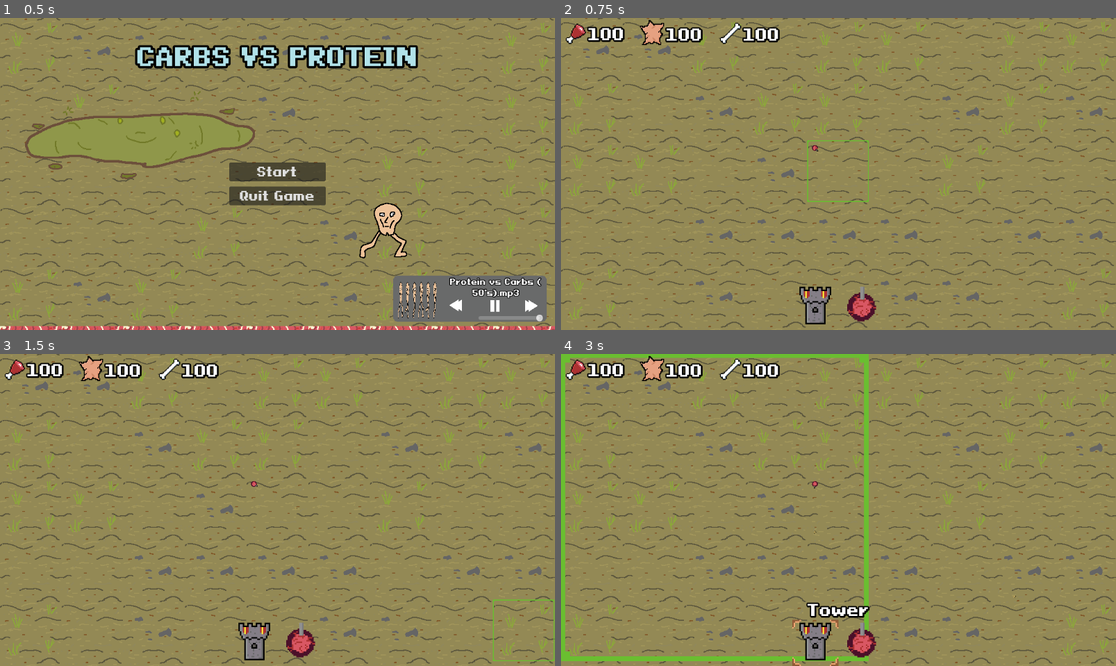
Above: before the commit, frames 1-4 (two rows, left to right).
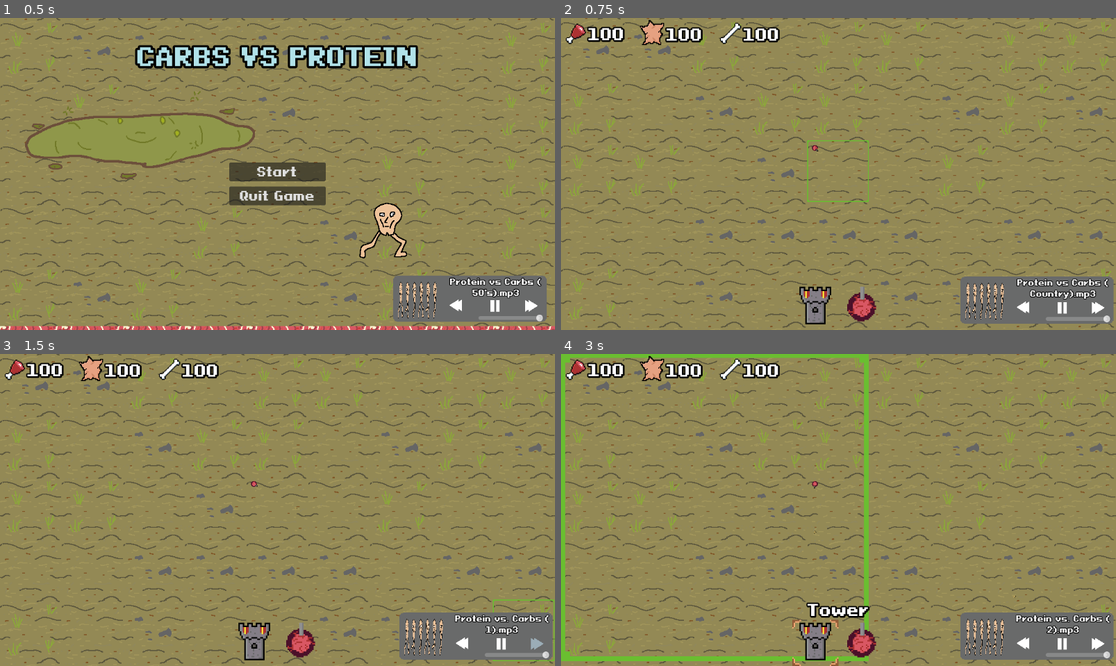
Above: after the commit, the same moments.

Repository: PhilipSBeck/Ludum-Dare-56
Game: Godot game, scene res://Levels/TitleScreen.tscn
The game is run twice, just before and just after one commit, with the same random seed, the same clock (stepped at 60 frames per second) and the same inputs. Sound files missing from this copy of the repository are replaced by a short silence.
Inputs (mouse positions are in pixels of both pictures, inside the frame that each line leads up to):
- Up to frame 1 (0.5 s): no input
- Up to frame 2 (0.75 s): click "Start" at 0.5 s
- Up to frame 3 (1.5 s): click (538, 644) at 1.27 s
- Up to frame 4 (3 s): click (1099, 644) at 2.02 s; click (816, 644) at 2.75 s

Frame 1 is identical in both runs. In frame 2, 4.1% of the frame differs, in the area x 71-100%, y 82-98%; in frame 3, 4.1%; in frame 4, 4.1%.

Commit message:
Update main.tscn

Diff:
--- a/Levels/main.tscn
+++ b/Levels/main.tscn
@@ -7,6 +7,7 @@
 [ext_resource type="Texture2D" uid="uid://bay8ourwndfe8" path="res://Art/Map/Floor/TileHighlight.png" id="3_vuw60"]
 [ext_resource type="PackedScene" uid="uid://bgghx27ni246q" path="res://HUD/pauseMenu.tscn" id="7_j0glq"]
 [ext_resource type="PackedScene" uid="uid://v74l8i6gpmfc" path="res://HUD/mainHUD.tscn" id="7_j582s"]
+[ext_resource type="PackedScene" uid="uid://6vty7eyxcx7o" path="res://HUD/MusicPlayerWidget.tscn" id="8_n8uli"]
 
 [node name="Main" type="Node"]
 script = ExtResource("1_vq540")
@@ -29,5 +30,11 @@
 
 [node name="PauseMenu" parent="." instance=ExtResource("7_j0glq")]
 
+[node name="MusicPlayerWidget" parent="." instance=ExtResource("8_n8uli")]
+offset_left = 829.0
+offset_top = 538.0
+offset_right = 848.024
+offset_bottom = 549.56
+
 [connection signal="towerSelected" from="MainHud" to="." method="_on_main_hud_tower_selected"]
 [connection signal="quit_to_main" from="PauseMenu" to="." method="_on_pause_menu_quit_to_main"]
Not shown: 1 places in Levels/main.tscn that only renumber resources
